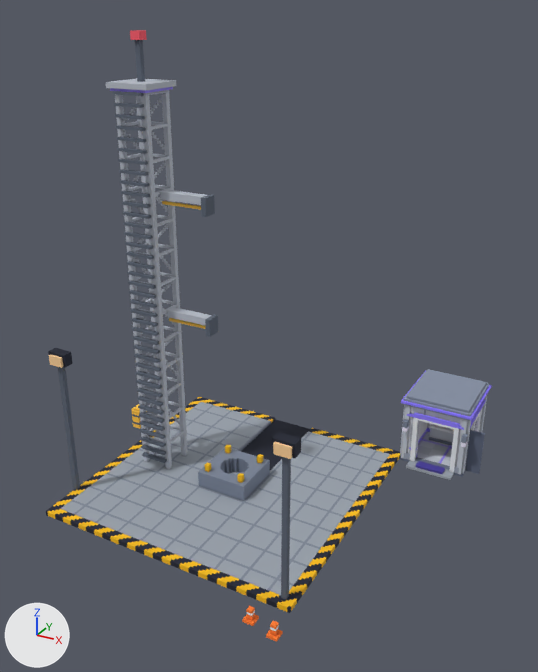
One commit to the glTF model assets/campus/pad/pad_e5_l1.glb: the scene before it, then after it.
Camera for both pictures: a 50 mm camera at (14.2, -22.7, 18.6) aimed at (1.6, 0.2, 7.1). The axes (+X, +Y, +Z) are drawn at lower left. The lights are the same throughout. The picture after the commit comes second. Vertices at exactly the same position are counted once.

Objects in the first picture: 'Base', 'CutPZ', 'CutRoof' and 2 more.
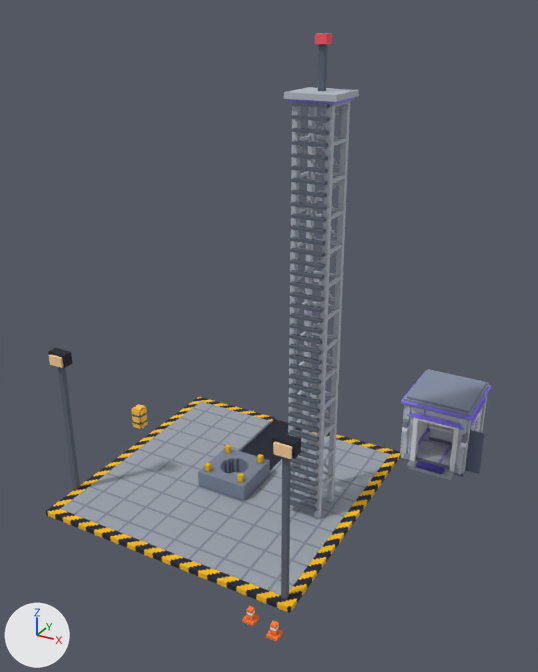
The change in detail:
me_base is used by ob_base; location (0.0, 0.0, 0.0).
me_base had 9043 vertices, 13638 faces and spanned x -6.9..9.0, y -6.8..8.4, z 0.0..17.9.
me_base now has 8879 vertices, 13398 faces and spans x -6.9..9.0, y -6.8..8.4, z 0.0..17.9.
me_base part 1: 5665 vertices removed from x -4.5..-0.8, y -1.1..1.0, z 0.2..17.9.
me_base part 2: 5501 vertices added at x 2.7..4.5, y -1.1..1.0, z 0.2..17.9.

Location of each change, [x1, y1, x2, y2] in pixels of the pictures (538 x 672 px):
'Base', reshaped: before [46, 30, 483, 642]; after [46, 33, 483, 642]
part 1 of me_base, deleted: before [74, 30, 218, 515]
part 2 of me_base, added: after [270, 33, 359, 526]
